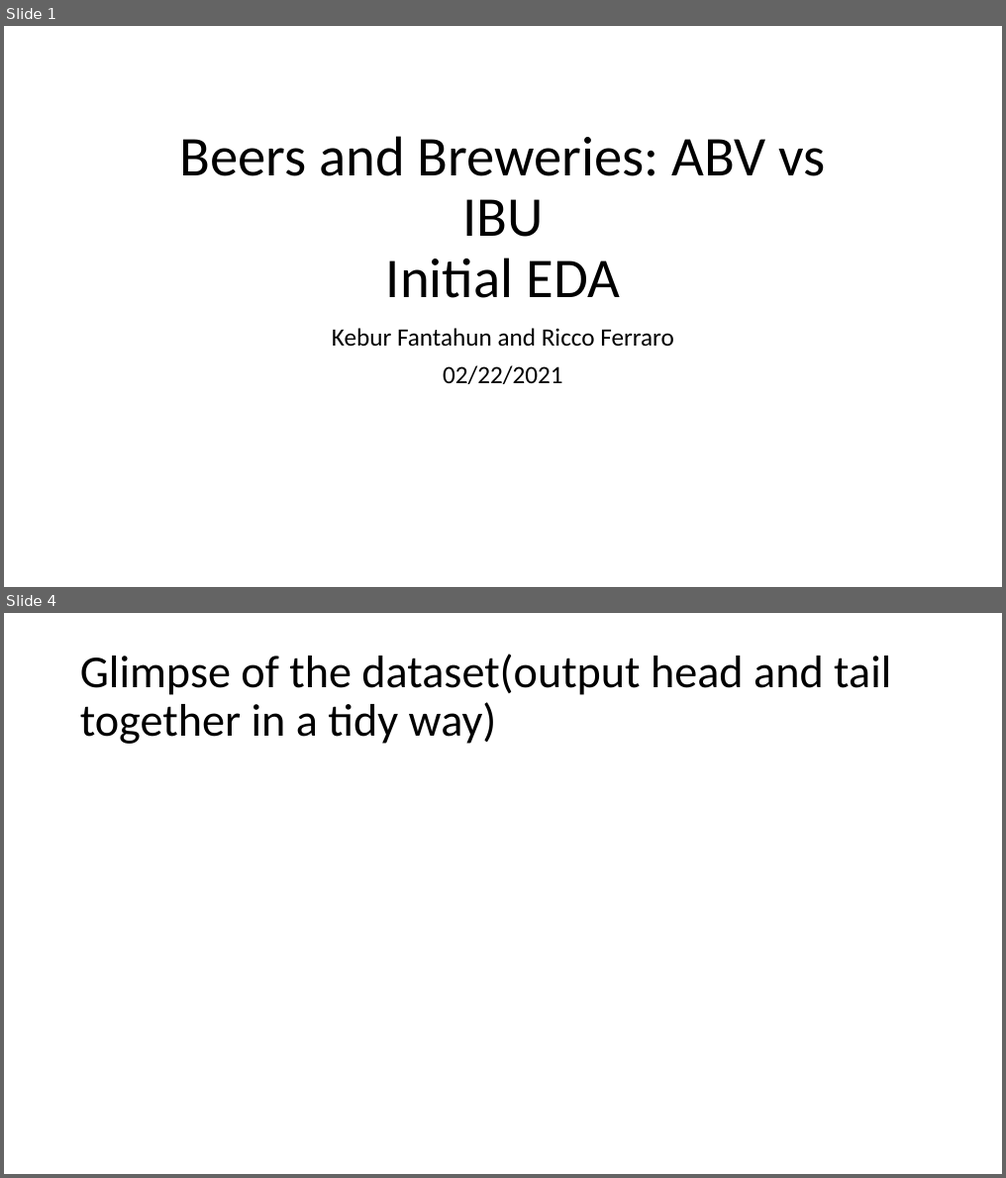
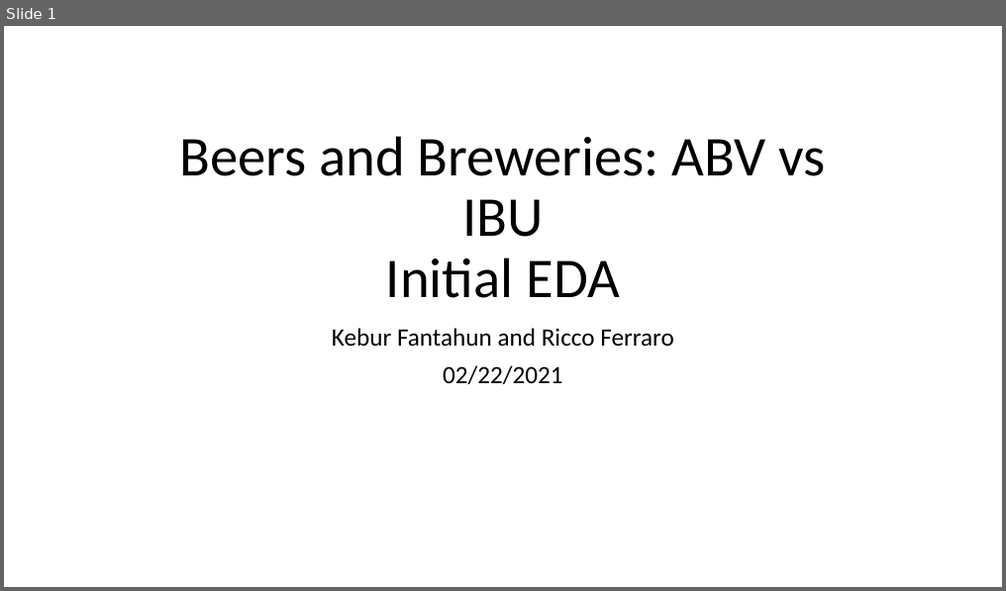
Before and after one commit to RiccoFerraro/dds_case_study_1, a slide deck: Beers_and_Breweries.pptx. Shown one above the other, each under a label of ours: slides 1 and 4 before the commit, slide 1 after it; the slides between them are not shown. The pictures are 1006x1178 and 1006x591 pixels, drawn with LibreOffice and Linux fonts; fonts in the diff are those of the drawing. Boxes give left, top, right and bottom in pixels: in the first picture for what was removed or moved away, otherwise in the second. Text is boxed around its words. In the diff, an @@ line names an element or a change of style, - is before the commit and + after.

```diff
--- a/Beers_and_Breweries.pptx
+++ b/Beers_and_Breweries.pptx
@@ slide 4 removed at [4,613,1002,1174], background #FFFFFF @@
@@ title removed at [80,654,891,744] @@
-Glimpse of the dataset(output head and tail together in a tidy way)
```
Also in this commit, not shown: 6 slides changed, 13 slides added, 1 other slide removed, 3 other files.
